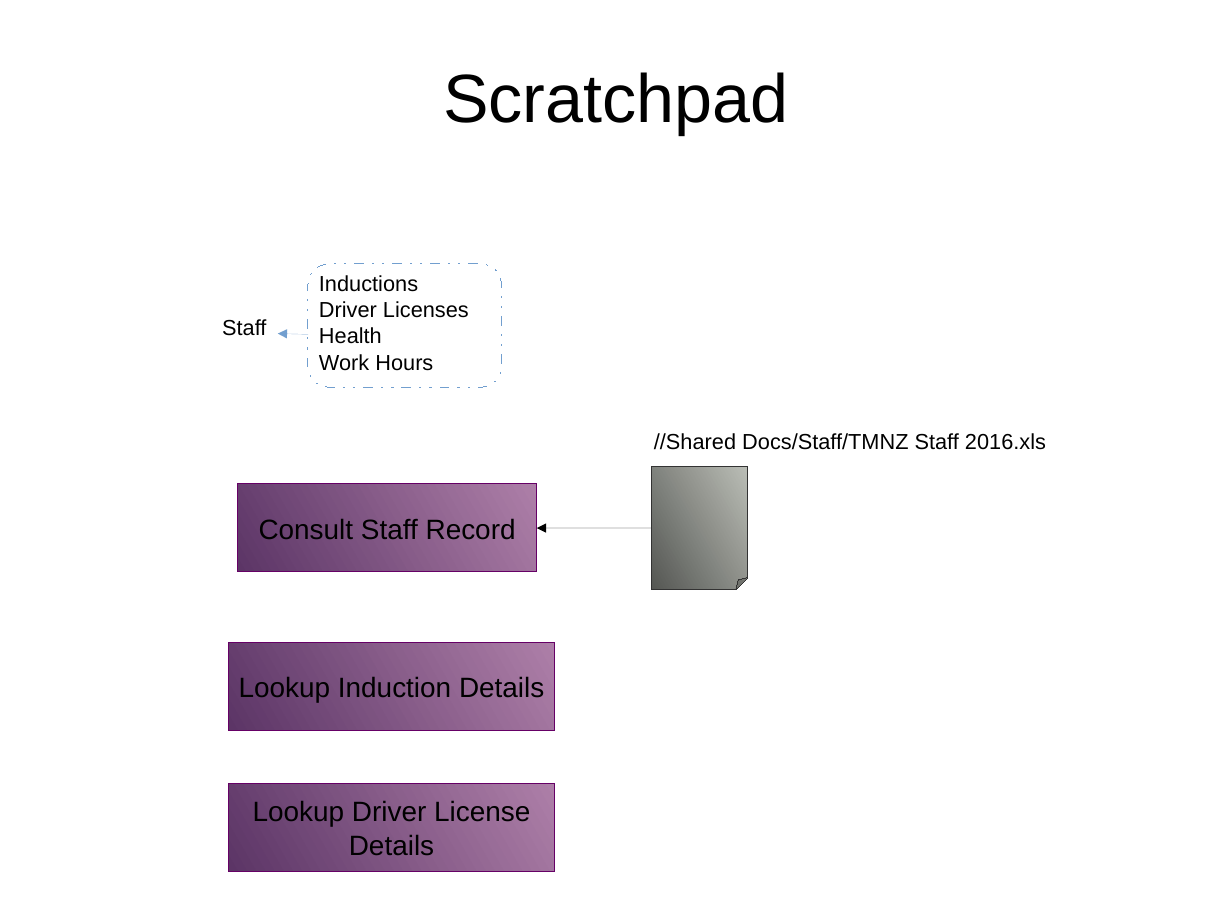
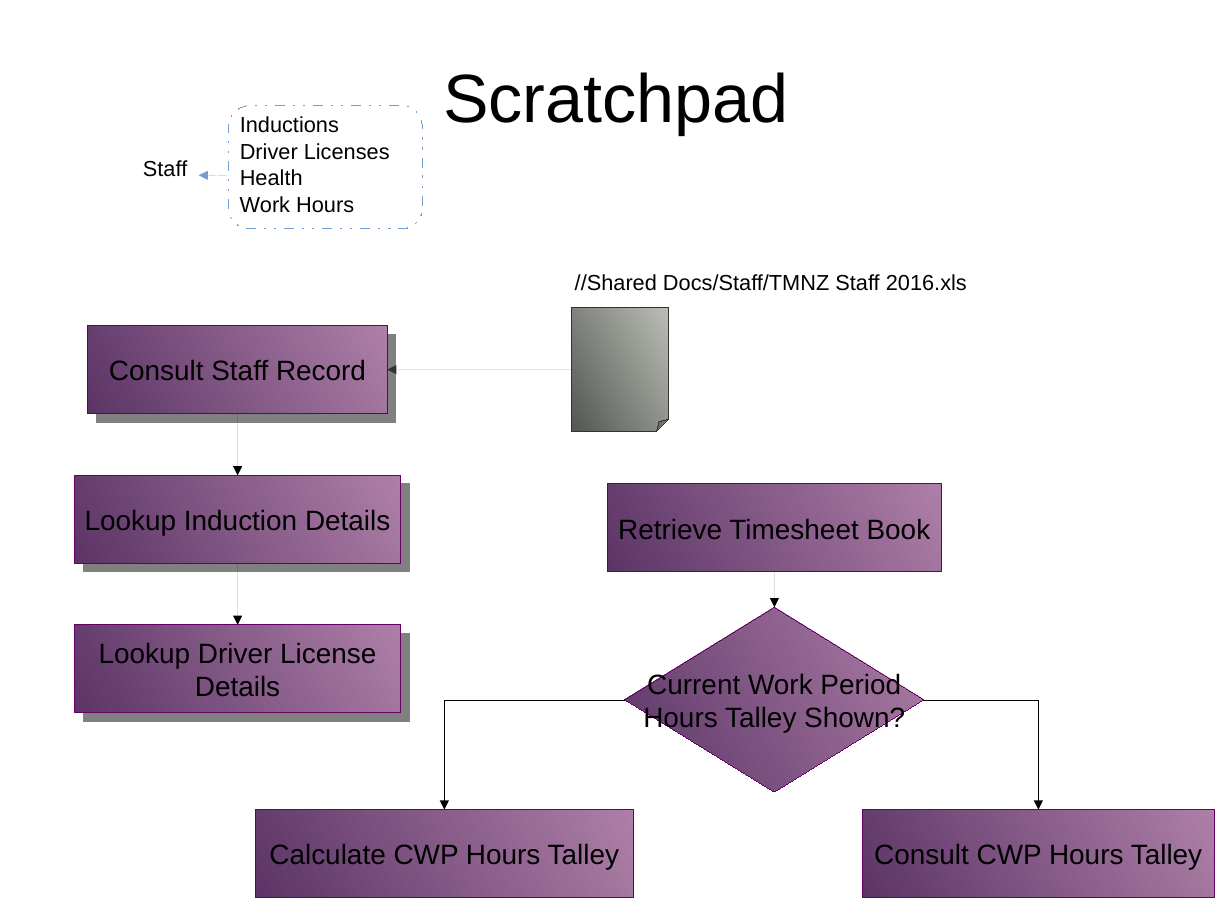
Before and after one commit to monkeysh1ne/TMNZ_Stuff, a slide deck: slide 2 of Workflows BP Models.odp. Drawn at 1232x924 pixels with LibreOffice and Linux fonts; fonts in the diff are those of the drawing. Boxes give left, top, right and bottom in pixels: in the first picture for what was removed or moved away, otherwise in the second. Text is boxed around its words. In the diff, an @@ line names an element or a change of style, - is before the commit and + after.

Commit message:
Added Staff Details Lookup Workflow

```diff
--- a/Workflows BP Models.odp
+++ b/Workflows BP Models.odp
@@ 6 texts, 1 rounded rectangle: place and size @@
-6 texts, 1 rounded rectangle at box(222, 264, 1046, 450)
+6 texts, 1 rounded rectangle at box(143, 105, 967, 291)
@@ arrow moved from (309, 334) - (278, 333) to (229, 176) - (199, 176) @@
@@ rectangle "Consult Staff Record": place and size @@
-rectangle "Consult Staff Record" at box(238, 484, 538, 572)
+rectangle "Consult Staff Record" at box(88, 325, 388, 414)
@@ folded corner: place and size @@
-folded corner at box(652, 466, 749, 589)
+folded corner at box(572, 309, 670, 432)
@@ arrow moved from (652, 528) - (537, 528) to (572, 370) - (387, 370) @@
@@ arrow (572, 370) - (387, 370): stroke #000000 0 pt to #333333 0 pt @@
@@ arrow added from (238, 414) to (238, 475), #000000 0 pt @@
@@ rectangle "Lookup Induction Details": place and size @@
-rectangle "Lookup Induction Details" at box(229, 643, 555, 731)
+rectangle "Lookup Induction Details" at box(75, 475, 400, 563)
@@ rectangle added at box(607, 484, 941, 572), fill gradient #AD7FA8 to #5C3566, outline #660066 0 pt, 18 pt, text #000000 @@
+Retrieve Timesheet Book
@@ arrow added from (238, 563) to (238, 625), #000000 0 pt @@
@@ arrow added from (775, 572) to (775, 607), #000000 0 pt @@
@@ shadow on in 3 elements at box(88, 325, 388, 414), box(75, 475, 400, 563), box(75, 625, 400, 713) @@
@@ rectangle "Lookup Driver License": place and size @@
-rectangle "Lookup Driver License" at box(229, 784, 555, 872)
+rectangle "Lookup Driver License" at box(75, 625, 400, 713)
@@ diamond added at box(625, 607, 925, 792), fill gradient #AD7FA8 to #5C3566, outline #660066 0 pt, 18 pt, text #000000 @@
+Current Work Period
+Hours Talley Shown?
@@ elbow arrow added from (625, 700) to (445, 809), #000000 0 pt @@
@@ elbow arrow added from (925, 700) to (1039, 809), #000000 0 pt @@
@@ rectangle added at box(255, 809, 634, 898), fill gradient #AD7FA8 to #5C3566, outline #660066 0 pt, 18 pt, text #000000 @@
+Calculate CWP Hours Talley
@@ rectangle added at box(863, 809, 1215, 898), fill gradient #AD7FA8 to #5C3566, outline #660066 0 pt, 18 pt, text #000000 @@
+Consult CWP Hours Talley
```
Also in this commit, not shown: 1 other slide changed, 1 other file.
